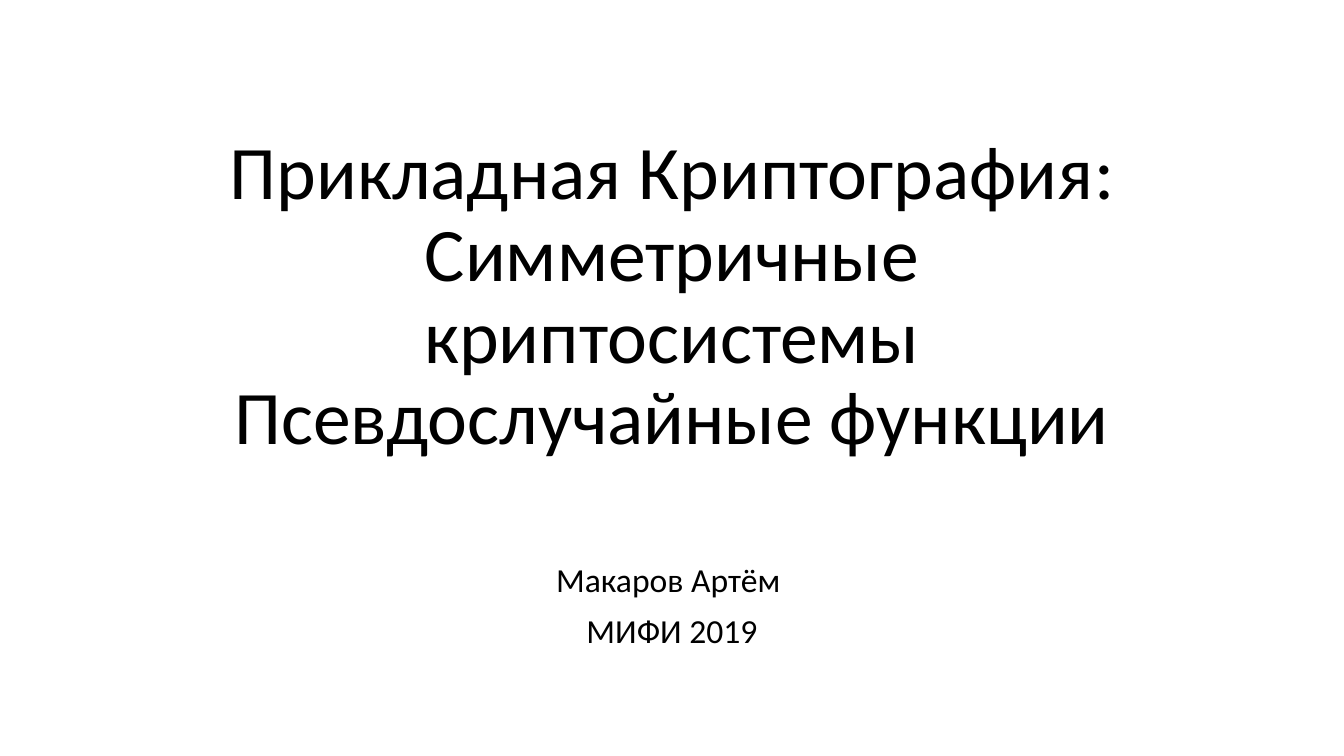
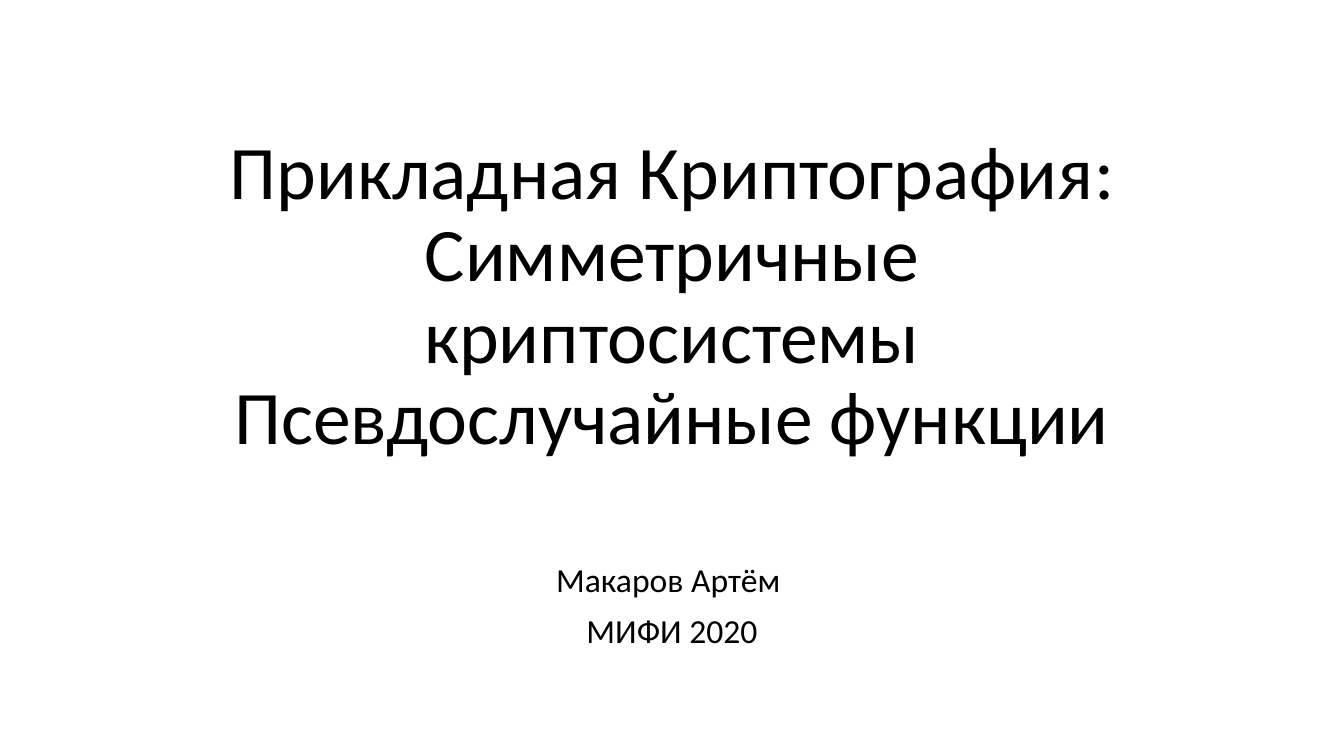
Before and after one commit to GeorgyFirsov-s-forks/CryptoLectures, a slide deck: slide 1 of Lectures/Lecture6.pptx. Drawn at 1344x756 pixels with LibreOffice and Linux fonts; fonts in the diff are those of the drawing. Boxes give left, top, right and bottom in pixels: in the first picture for what was removed or moved away, otherwise in the second. Text is boxed around its words. In the diff, an @@ line names an element or a change of style, - is before the commit and + after.

```diff
--- a/Lectures/Lecture6.pptx
+++ b/Lectures/Lecture6.pptx
@@ subtitle at (586, 620, 757, 644): text changed @@
-МИФИ 2019
+МИФИ 2020
```
Also in this commit, not shown: 3 other slides changed, 1 other file.
